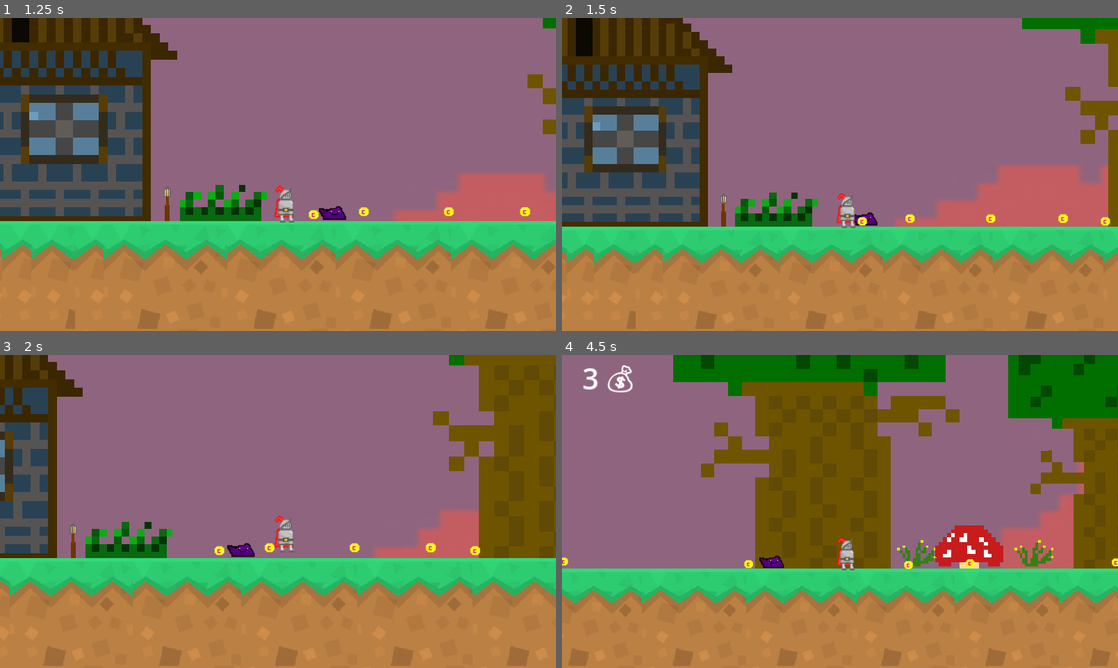
Above: before the commit, frames 1-4 (two rows, left to right).
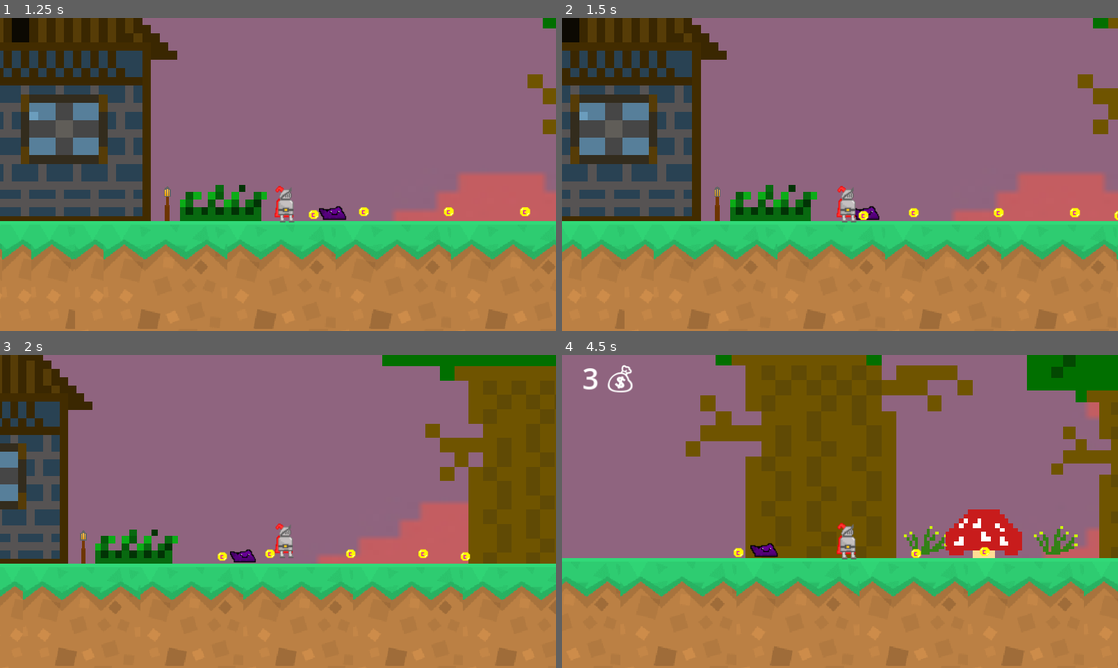
Above: after the commit, the same moments.

Repository: NotCritKai/TCITC
Game: Godot game, scene res://scenes/Main_Menu.tscn
Two runs of this game, one before a commit and one after it. Both use one fixed random seed, a clock stepped at 60 frames per second and the inputs below.
Inputs (mouse positions are in pixels of both pictures, inside the frame that each line leads up to):
- Up to frame 1 (1.25 s): click "Start Game" at 0.5 s
- Up to frame 2 (1.5 s): move the mouse to (962, 158) at 1.27 s; hold D (move_right) from 1.28 s (still down); hold Mouse wheel up (zoom_in) from 1.28 s (still down)
- Up to frame 3 (2 s): keep holding D (move_right); keep holding Mouse wheel up (zoom_in); tap W (jump) at 1.52 s; tap Mouse wheel down (zoom_out) at 1.55 s
- Up to frame 4 (4.5 s): move the mouse to (728, 527) at 2.02 s; release Mouse wheel up (zoom_in) at 2.03 s; tap Mouse wheel down (zoom_out) at 2.1, 3.05, 3.6 s; tap W (jump) at 2.27, 3.77 s; tap Mouse wheel up (zoom_in) at 2.3, 3.8 s; move the mouse to (895, 442) at 2.77 s; release D (move_right) at 2.78 s; hold A (move_left) 2.78-3.53 s; hold Mouse wheel up (zoom_in) 2.78-3.53 s; move the mouse to (812, 574) at 3.52 s; hold D (move_right) from 3.53 s (still down); move the mouse to (1006, 558) at 4.27 s; hold Mouse wheel up (zoom_in) from 4.28 s (still down)

Frame 1 is identical in both runs. In frame 2, 23% of the frame differs, in the area x 0-100%, y 0-100%; in frame 3, 18%; in frame 4, 26%.

Commit message:
zoom change

Diff:
--- a/scenes/Camera2D.gd
+++ b/scenes/Camera2D.gd
@@ -11,9 +11,10 @@
 		zoom_out()
 
 func zoom_in():
-	zoom -= Vector2(zoom_speed, zoom_speed)
-	zoom = zoom.clamp(min_zoom, max_zoom) # Keep within limits
+	zoom += Vector2(zoom_speed, zoom_speed)
+	zoom = zoom.clamp(min_zoom, max_zoom)  # Keep within limits
 
 func zoom_out():
-	zoom += Vector2(zoom_speed, zoom_speed)
-	zoom = zoom.clamp(min_zoom, max_zoom) # Keep within limits
+	zoom -= Vector2(zoom_speed, zoom_speed)
+	zoom = zoom.clamp(min_zoom, max_zoom)
+	# Keep within limits
